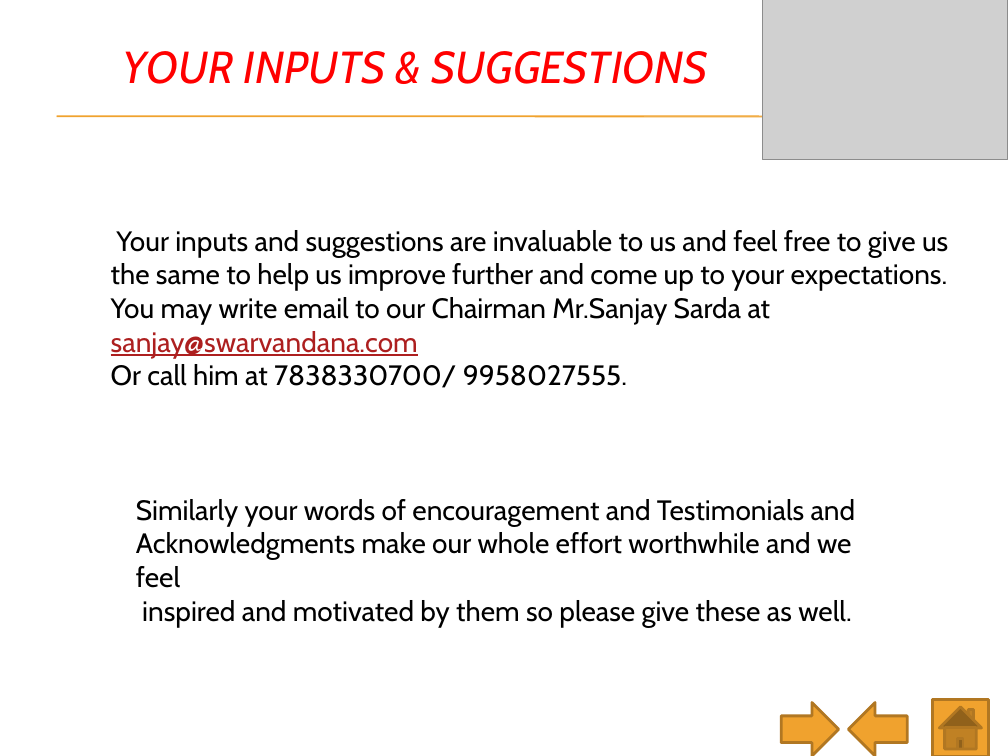
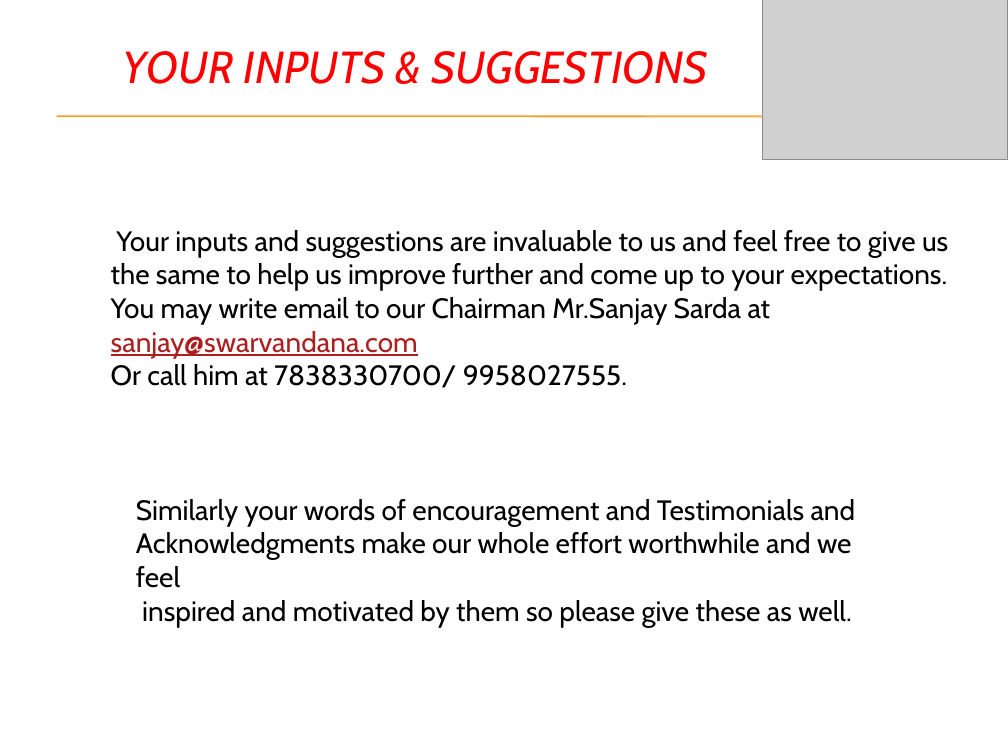
Before and after one commit to mdagar/DBMSwarVandana, a slide deck: slide 20 of DBM_SwarVandana/Content/Downloads/Welcome Presentation.pptx (slide 21 before the commit). Drawn at 1008x756 pixels with LibreOffice and Linux fonts; fonts in the diff are those of the drawing; grey boxes stand for pictures; background and template pictures are left out. Boxes give left, top, right and bottom in pixels: in the first picture for what was removed or moved away, otherwise in the second. Text is boxed around its words. In the diff, an @@ line names an element or a change of style, - is before the commit and + after.

```diff
--- a/DBM_SwarVandana/Content/Downloads/Welcome Presentation.pptx
+++ b/DBM_SwarVandana/Content/Downloads/Welcome Presentation.pptx
@@ right arrow removed at bbox=[781, 703, 839, 756] @@
@@ left arrow removed at bbox=[849, 703, 907, 756] @@
@@ action button home removed at bbox=[932, 700, 989, 756] @@
```
Also in this commit, not shown: 4 other slides changed, 1 slide removed, 3 other files.
